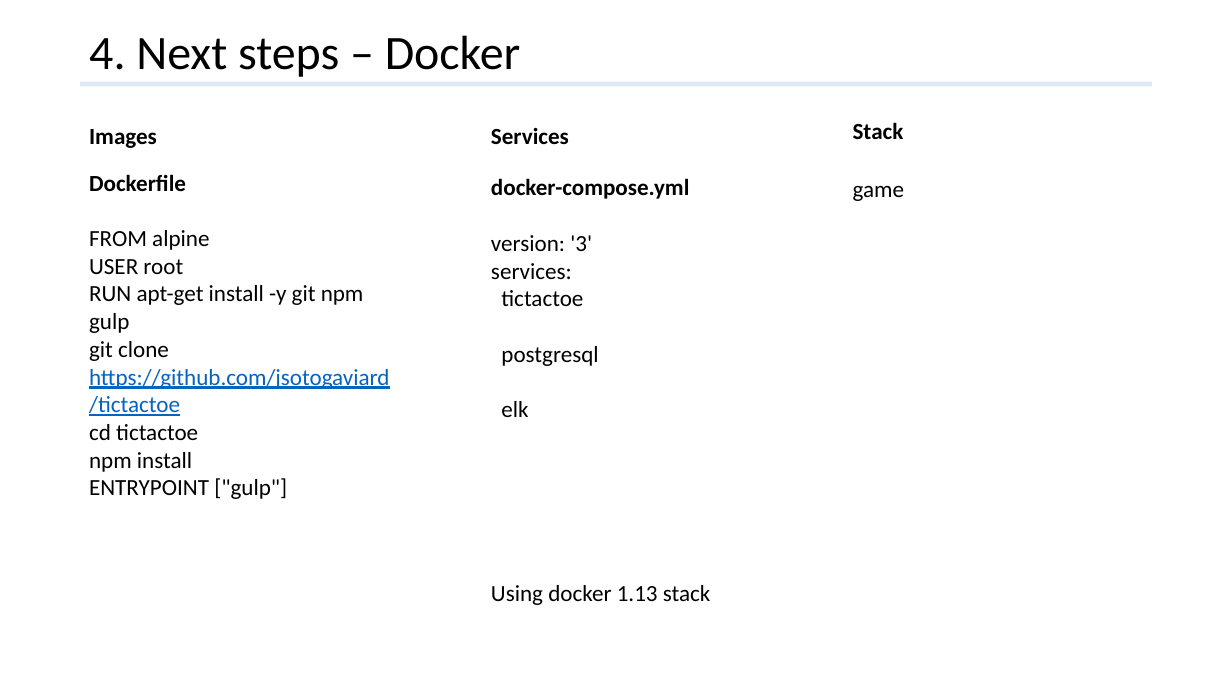
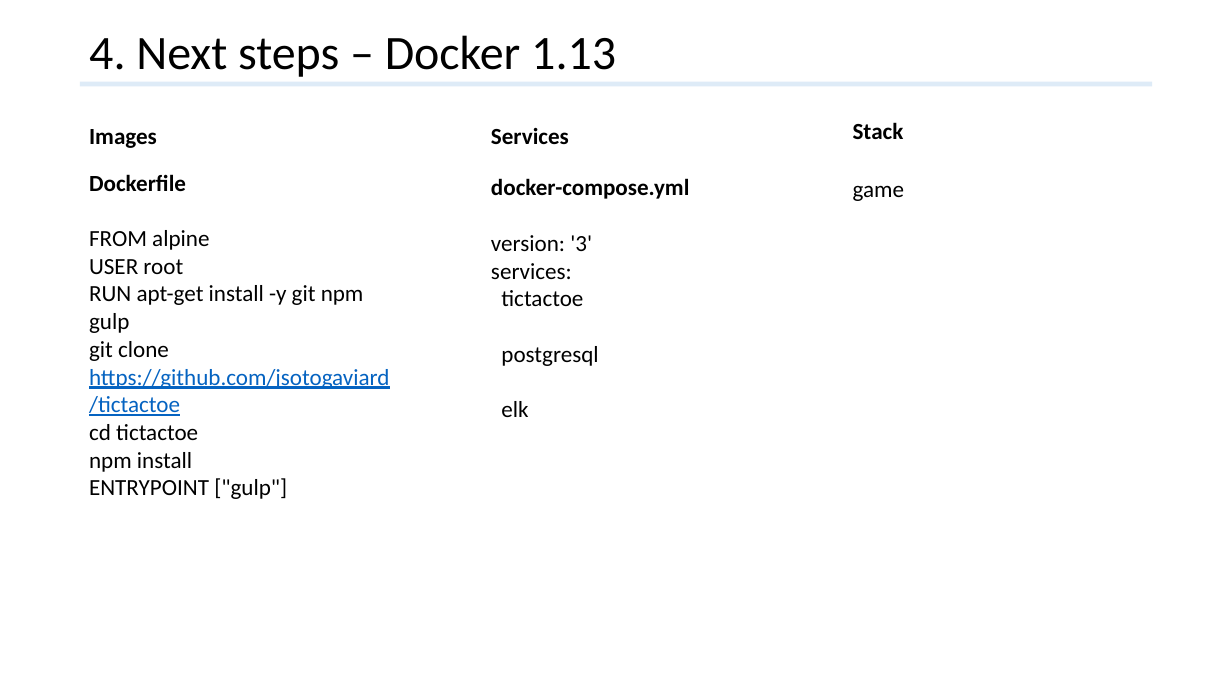
Before and after one commit to jsotogaviard/tictactoe, a slide deck: slide 18 of tictactoe.pptx. Drawn at 1232x693 pixels with LibreOffice and Linux fonts; fonts in the diff are those of the drawing. Boxes give left, top, right and bottom in pixels: in the first picture for what was removed or moved away, otherwise in the second. Text is boxed around its words. In the diff, an @@ line names an element or a change of style, - is before the commit and + after.

```diff
--- a/tictactoe.pptx
+++ b/tictactoe.pptx
@@ title at [89, 35, 616, 77]: text changed @@
-4. Next steps – Docker
+4. Next steps – Docker 1.13
@@ text removed at [491, 585, 711, 605] @@
-Using docker 1.13 stack
```
Also in this commit, not shown: 4 other files.
